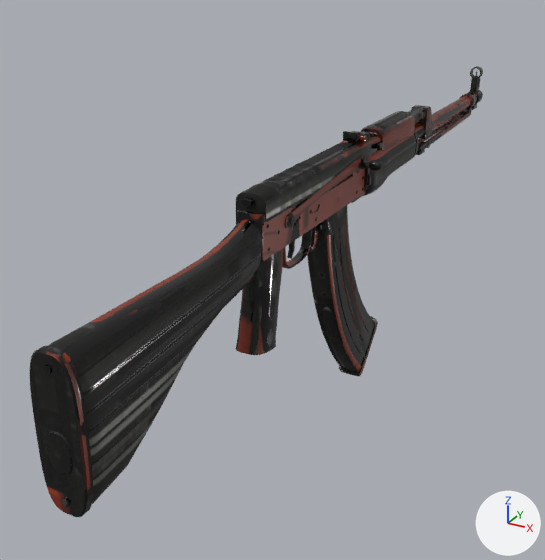
Renders of the glTF model public/models/weapons/rpk.glb from each side of a commit.
Camera for both pictures: a camera (50 mm lens) standing at (0.332, -0.581, 0.306) and looking at (-0.085, 0.177, -0.073). The axes (+X, +Y, +Z) are drawn at lower right. The lights are the same throughout. The older version comes first. Where no turn or scale is listed for an object, it has been applied to the vertices. Vertices at exactly the same position are counted once.

Names of what the first picture shows: 'mag', 'rpk_body'.
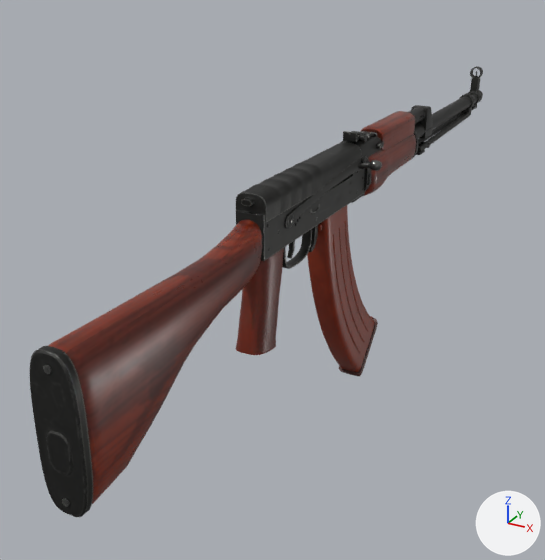
Location of each change, (x1, y1, x2, y2) in pixels of the pictures (545 x 560 px):
'rpk_body', surface changed
    both: (35, 71, 483, 516)
'mag', surface changed (black to brown)
    both: (307, 205, 378, 376)
'charge', added
    after: (359, 160, 382, 171)
part 2 of me_rpk_body, deleted
    before: (369, 160, 382, 171)
part 3 of me_rpk_body, deleted
    before: (359, 162, 370, 169)
part 4 of me_rpk_body, reshaped
    after: (263, 155, 367, 261)
part 5 of me_rpk_body, surface changed
    both: (35, 71, 483, 507)

The change, as a diff of the scene's bpy script:
```diff
--- a/public/models/weapons/rpk.glb.py
+++ b/public/models/weapons/rpk.glb.py
@@ img_rpk_normal @@
+img_rpk_normal = load_image('rpk_normal', '_unpacked/rpk_normal', 2048, 2048, 'Non-Color')
@@ mat_rpk_mat @@
 n4.image = img_rpk_metalrough
+n5 = _N.new('ShaderNodeNormalMap'); n5.name = 'Normal Map'
+n5.uv_map = 'UVMap'
+n6 = _N.new('ShaderNodeTexImage'); n6.name = 'Image Texture.002'
+n6.image = img_rpk_normal
 _L.new(n0.outputs[0], n1.inputs[0])  # 'BSDF' to 'Surface'
@@ mat_rpk_mat @@
 n0 = _N.new('ShaderNodeBsdfPrincipled'); n0.name = 'Principled BSDF'
 _L.new(n4.outputs[0], n3.inputs[0])  # 'Color' to 'Color'
+_L.new(n5.outputs[0], n0.inputs[5])  # 'Normal' to 'Normal'
+_L.new(n6.outputs[0], n5.inputs[1])  # 'Color' to 'Color'
@@ me_mag @@
 # used by ob_mag; parent = ob_rpk; location = (0.0, 0.145, 0.0454)
-me_mag.from_pydata(...)  # 2505 vertices, 4962 faces; spans x -0.016..0.016, y -0.032..0.147, z -0.261..0.006
+me_mag.from_pydata(...)  # 2505 vertices, 4962 faces; spans x -0.016..0.016, y -0.066..0.114, z -0.257..0.01
+# me_mag part 1: the whole mesh is moved by (0.0, -0.033, 0.004)
 me_mag.materials.append(mat_rpk_mat)
@@ me_rpk_body @@
 # used by ob_rpk_body; location = (0.0, 0.0, 0.0)
-me_rpk_body.from_pydata(...)  # 13961 vertices, 27006 faces; spans x -0.025..0.043, y -0.28..0.764, z -0.071..0.122
+me_rpk_body.from_pydata(...)  # 14069 vertices, 27238 faces; spans x -0.025..0.024, y -0.28..0.764, z -0.071..0.122
+# me_rpk_body part 2: the loose piece of 146 vertices spanning x 0.028..0.043, y 0.189..0.201, z 0.079..0.09 is deleted
+# me_rpk_body part 3: the loose piece of 26 vertices spanning x 0.011..0.032, y 0.192..0.198, z 0.078..0.087 is deleted
+# me_rpk_body part 4: 96 vertices removed from x 0.008..0.011, y 0.102..0.184, z 0.073..0.087; 472 vertices added at x -0.014..0.014, y -0.021..0.221, z 0.043..0.087
+# me_rpk_body part 5: 25556 kept faces spanning x -0.025..0.024, y -0.28..0.764, z -0.071..0.122 get new texture (UV) coordinates
+# other edits to the shape of me_rpk_body do not show in these pictures
 me_rpk_body.materials.append(mat_rpk_mat)
@@ me_charge @@
+me_charge.from_pydata(...)  # 364 vertices, 712 faces; spans x -0.0041..0.0312, y -0.093..0.0062, z -0.0076..0.0094
+me_charge.materials.append(mat_rpk_mat)
@@ ob_mag @@
 ob_mag.parent = ob_rpk
-ob_mag.location = (0.0, 0.145, 0.0454)
+ob_mag.location = (0.0, 0.178, 0.0415)
@@ ob_charge @@
+ob_charge = bpy.data.objects.new('charge', me_charge)
+ob_charge.parent = ob_rpk
+ob_charge.location = (0.012, 0.195, 0.0809)
```
